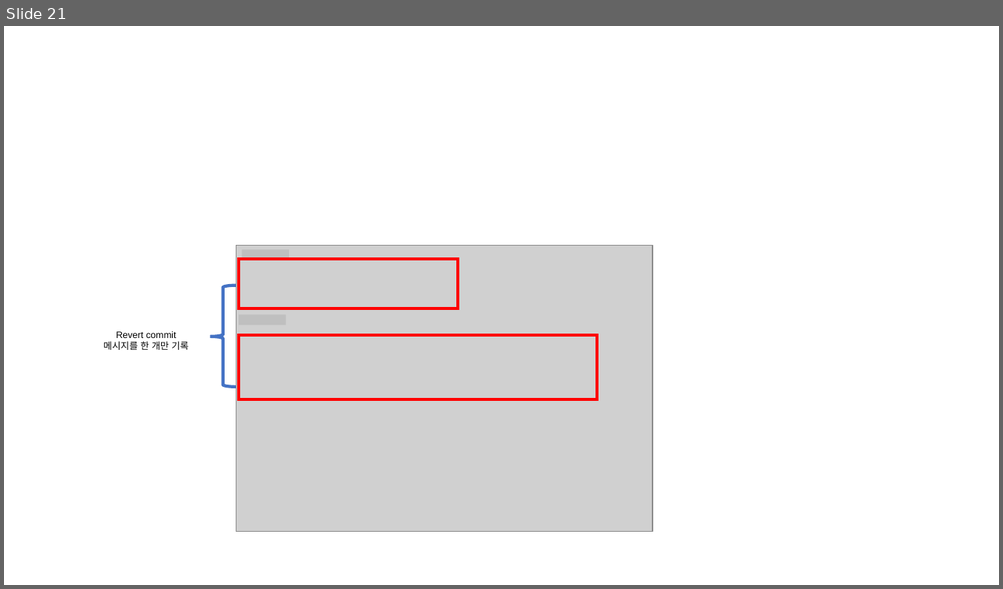
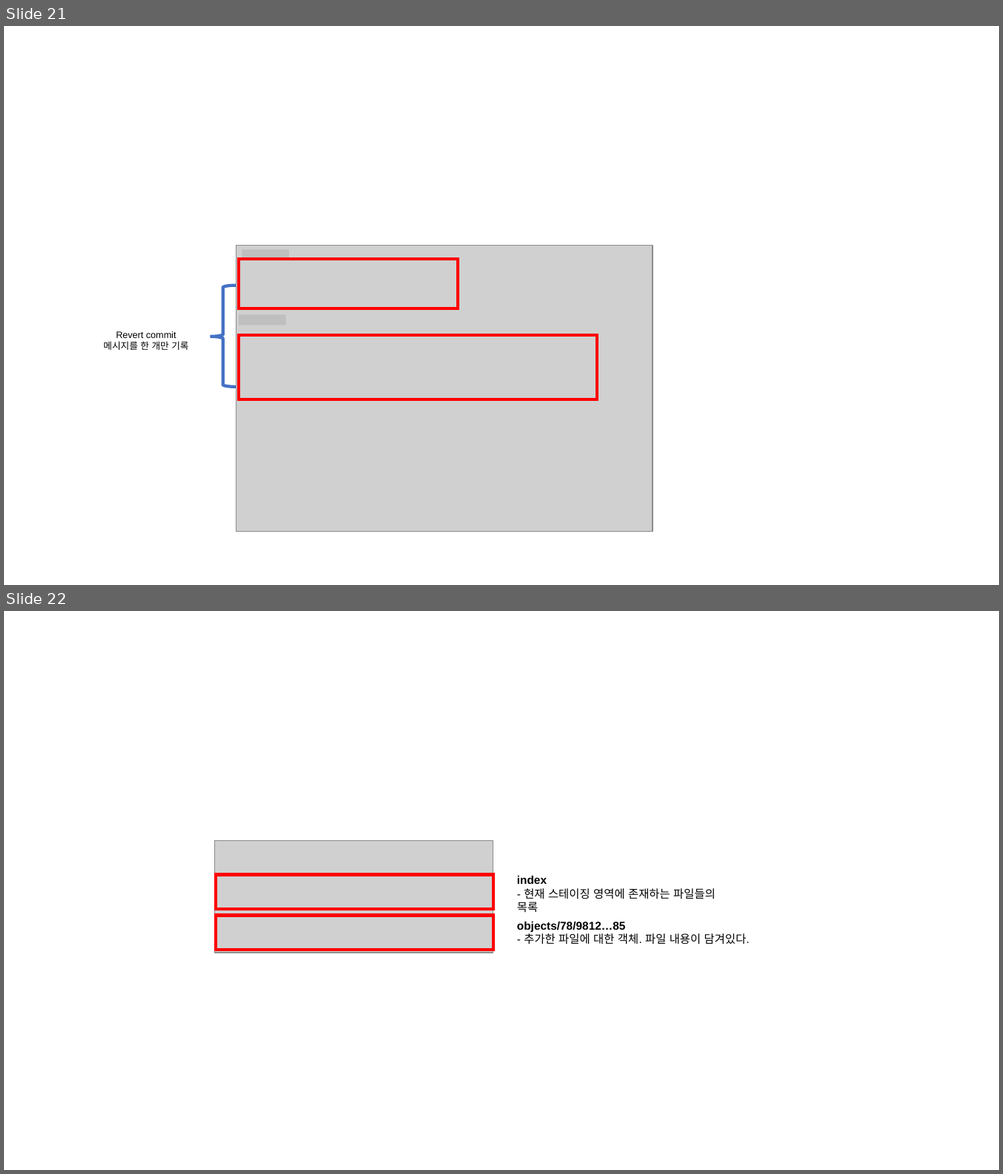
Before and after one commit to Han-Joon-Hyeok/TIL, a slide deck: Git/images/images.pptx. Shown one above the other, each under a label of ours: slide 21 before the commit, slides 21 and 22 after it. The pictures are 1003x589 and 1003x1174 pixels, drawn with LibreOffice and Linux fonts; fonts in the diff are those of the drawing; grey boxes stand for pictures. Boxes give left, top, right and bottom in pixels: in the first picture for what was removed or moved away, otherwise in the second. Text is boxed around its words. In the diff, an @@ line names an element or a change of style, - is before the commit and + after.

Commit message:
Docs : git의 원리 내용 정리 추가

```diff
--- a/Git/images/images.pptx
+++ b/Git/images/images.pptx
@@ slide 22 added at [4, 611, 999, 1170], background #FFFFFF @@
@@ picture added at [215, 842, 493, 954] @@
@@ rectangle added at [216, 875, 493, 909], outline #FF0000 3 pt @@
@@ text added at [517, 876, 715, 912], 11 pt, text #000000 @@
+index
+- 현재 스테이징 영역에 존재하는 파일들의 목록
@@ rectangle added at [216, 915, 493, 950], outline #FF0000 3 pt @@
@@ text added at [517, 922, 749, 945], 11 pt, text #000000 @@
+objects/78/9812…85
+- 추가한 파일에 대한 객체. 파일 내용이 담겨있다.
```
Also in this commit, not shown: 9 other slides added, 14 other files.
